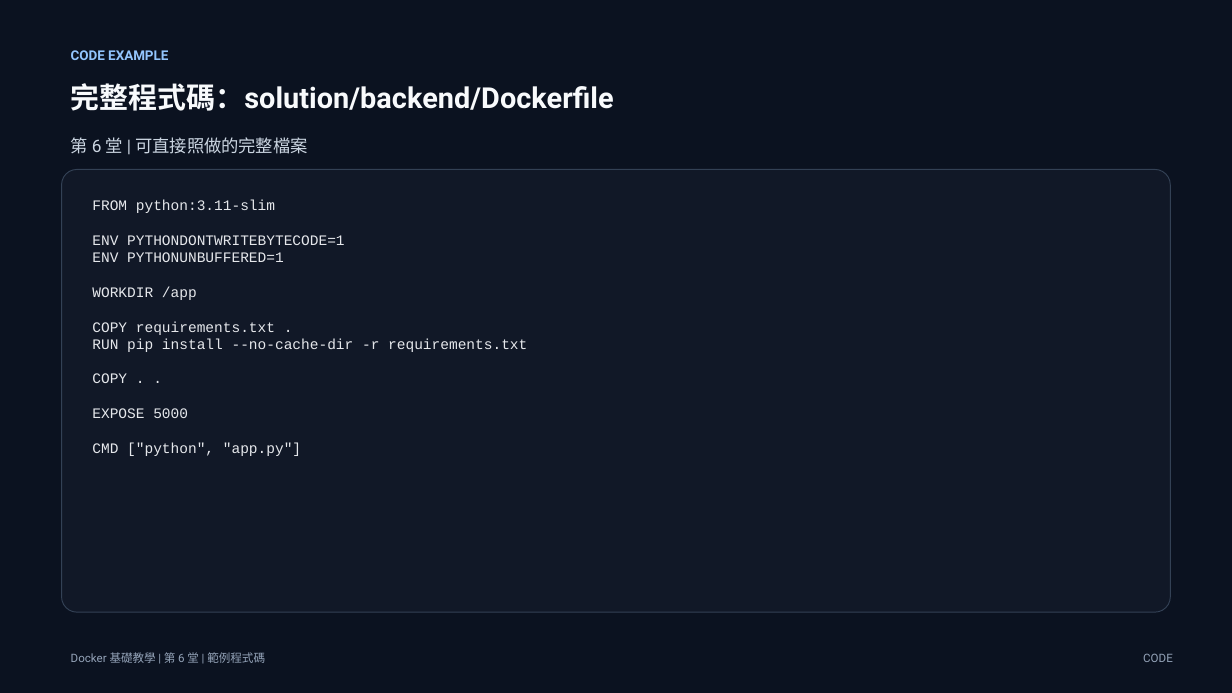
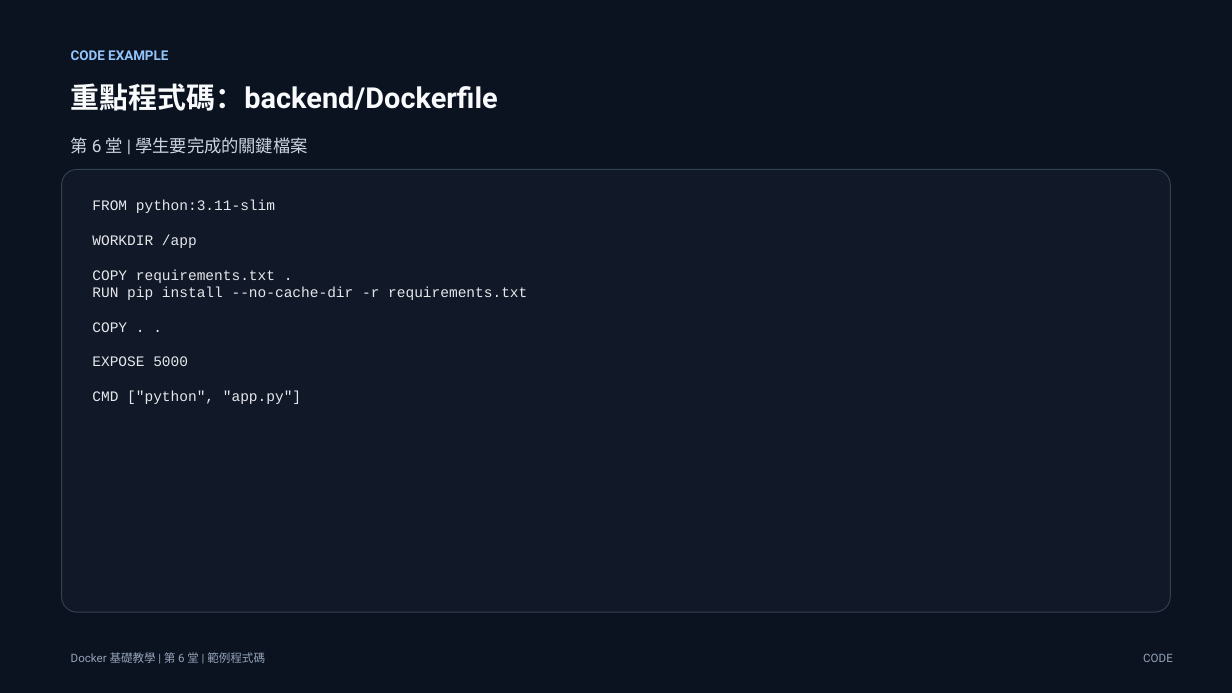
Before and after one commit to lalalalaluk/docker-practice, a slide deck: slide 6 of slides/docker-session6-fullstack-todo.pptx (slide 17 before the commit). Drawn at 1232x693 pixels with LibreOffice and Linux fonts; fonts in the diff are those of the drawing. Boxes give left, top, right and bottom in pixels: in the first picture for what was removed or moved away, otherwise in the second. Text is boxed around its words. In the diff, an @@ line names an element or a change of style, - is before the commit and + after.

```diff
--- a/slides/docker-session6-fullstack-todo.pptx
+++ b/slides/docker-session6-fullstack-todo.pptx
@@ text at <box>71,83,498,111</box>: text changed @@
-完整程式碼：solution/backend/Dockerfile
+重點程式碼：backend/Dockerfile
@@ text at <box>71,137,307,154</box>: text changed @@
-第 6 堂 | 可直接照做的完整檔案
+第 6 堂 | 學生要完成的關鍵檔案
@@ text at <box>92,235,344,262</box>: paragraphs removed @@
-ENV PYTHONDONTWRITEBYTECODE=1
-ENV PYTHONUNBUFFERED=1
```
Also in this commit, not shown: 13 other slides changed, 8 slides added, 31 slides removed, 36 other files.
